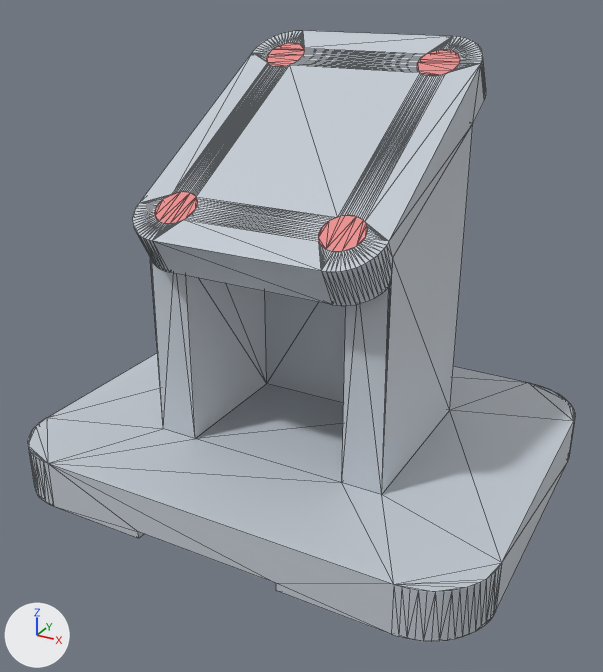
The glTF model docs/Additional CAD exercise/steps/ax_angle_bracket/step_06.glb, before and after one commit.
Both versions are drawn from a 50 mm lens placed at (71.0, -132.4, 94.1), pointed at (0.9, -5.0, 30.4). Every picture has the same lights, and +X, +Y and +Z are marked at lower left. The older version comes first. Mesh edges are drawn as thin lines. Vertices at exactly the same position are counted once.

The scene before the commit, as lines of its bpy script (objects in view):
```python
me_part__angle_bracket = bpy.data.meshes.new('part__angle bracket')
me_part__angle_bracket.from_pydata(...)  # 812 vertices, 1636 faces; spans x -47.6..47.6, y -38.1..38.1, z 0.0..82.7
me_part__angle_bracket.materials.append(mat_defaultmaterial)
me_removed__angle_bracket = bpy.data.meshes.new('removed__angle bracket')
me_removed__angle_bracket.from_pydata(...)  # 522 vertices, 1028 faces; spans x -19.9..19.9, y -22.5..26.5, z 47.2..80.6
me_removed__angle_bracket.materials.append(mat_defaultmaterial_001)
ob_part__angle_bracket = bpy.data.objects.new('part__angle bracket', me_part__angle_bracket)
ob_part__angle_bracket.location = (0.0, 0.0, 0.0)
ob_removed__angle_bracket = bpy.data.objects.new('removed__angle bracket', me_removed__angle_bracket)
ob_removed__angle_bracket.location = (0.0, 0.0, 0.0)
```
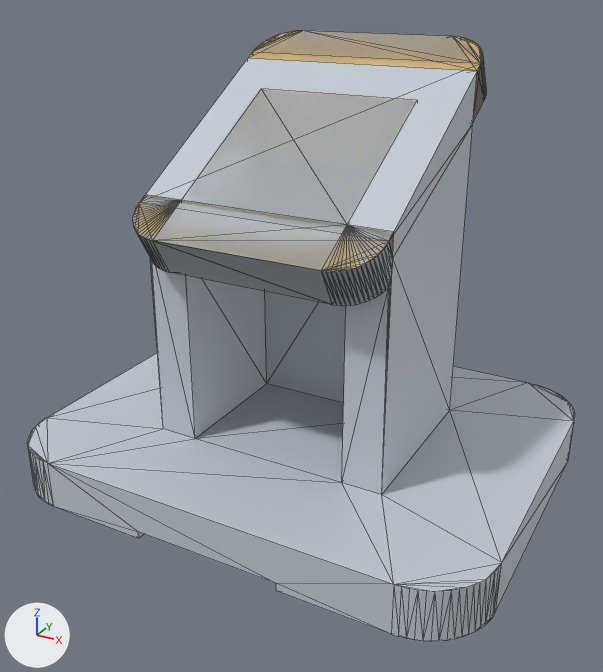
Pixel boxes (x1, y1, x2, y2) of what changed, in the pictures (603 x 672 px):
'removed__angle bracket', reshaped (15% wider, 15% taller)
    before: (154, 43, 460, 252)
    after: (132, 31, 484, 272)
part 1 of me_part__angle_bracket, reshaped
    before: (132, 31, 483, 495)
    after: (156, 267, 389, 479)
part 2 of me_removed__angle_bracket, added (brown)
    after: (248, 31, 484, 122)
part 3 of me_removed__angle_bracket, deleted (pink)
    before: (417, 50, 460, 76)
part 4 of me_removed__angle_bracket, deleted (pink)
    before: (266, 43, 305, 66)
part 5 of me_removed__angle_bracket, reshaped
    before: (154, 192, 368, 252)
    after: (132, 89, 416, 272)

Patch to the scene script:
```diff
--- a/docs/Additional CAD exercise/steps/ax_angle_bracket/step_06.glb.py
+++ b/docs/Additional CAD exercise/steps/ax_angle_bracket/step_06.glb.py
@@ me_part__angle_bracket @@
 # used by ob_part__angle_bracket; location = (0.0, 0.0, 0.0)
-me_part__angle_bracket.from_pydata(...)  # 812 vertices, 1636 faces; spans x -47.6..47.6, y -38.1..38.1, z 0.0..82.7
+me_part__angle_bracket.from_pydata(...)  # 294 vertices, 584 faces; spans x -47.6..47.6, y -38.1..38.1, z 0.0..82.7
+# me_part__angle_bracket part 1: 520 vertices removed from x -19.9..19.9, y -22.5..26.5, z 47.2..80.6; 2 vertices added at x -16.0..16.0, y -17.5, z 48.4
 me_part__angle_bracket.materials.append(mat_defaultmaterial)
@@ me_removed__angle_bracket @@
 # used by ob_removed__angle_bracket; location = (0.0, 0.0, 0.0)
-me_removed__angle_bracket.from_pydata(...)  # 522 vertices, 1028 faces; spans x -19.9..19.9, y -22.5..26.5, z 47.2..80.6
+me_removed__angle_bracket.from_pydata(...)  # 150 vertices, 292 faces; spans x -23.9..23.9, y -26.2..30.1, z 45.6..82.7
+# me_removed__angle_bracket part 2: a new loose piece of 72 vertices spanning x -23.9..23.9, y 17.5..30.1, z 68.6..82.7, in mat_defaultmaterial_001
+# me_removed__angle_bracket part 3: the loose piece of 126 vertices spanning x 12.1..19.9, y 15.7..26.5, z 69.8..80.6 is deleted
+# me_removed__angle_bracket part 4: the loose piece of 126 vertices spanning x -19.9..-12.1, y 15.7..26.5, z 69.8..80.6 is deleted
+# me_removed__angle_bracket part 5: 268 vertices removed from x -19.9..19.9, y -22.5..-11.3, z 47.2..58.5; 76 vertices added at x -23.9..23.9, y -26.2..9.7, z 45.6..73.1
 me_removed__angle_bracket.materials.append(mat_defaultmaterial_001)
```
